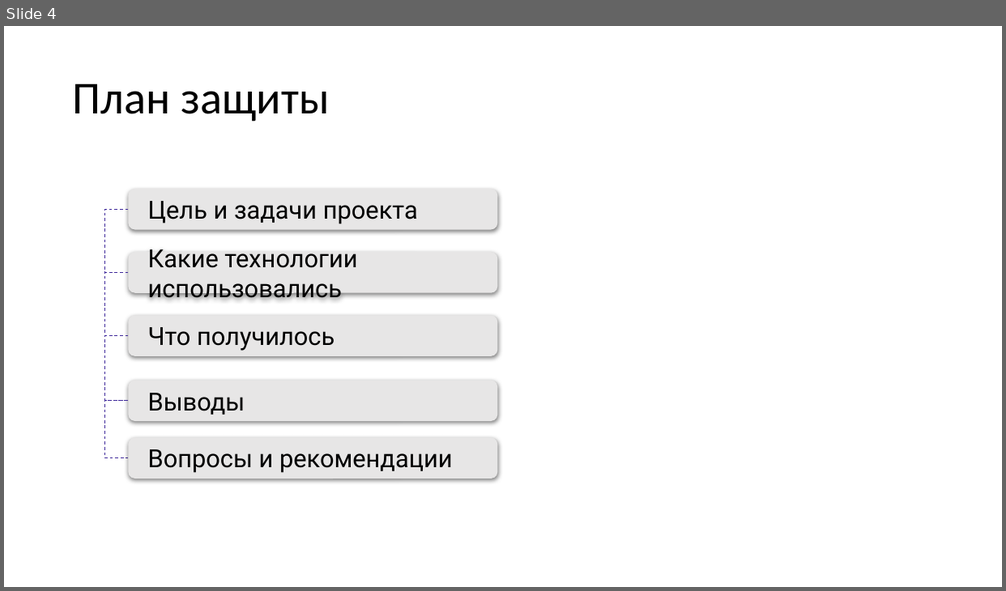
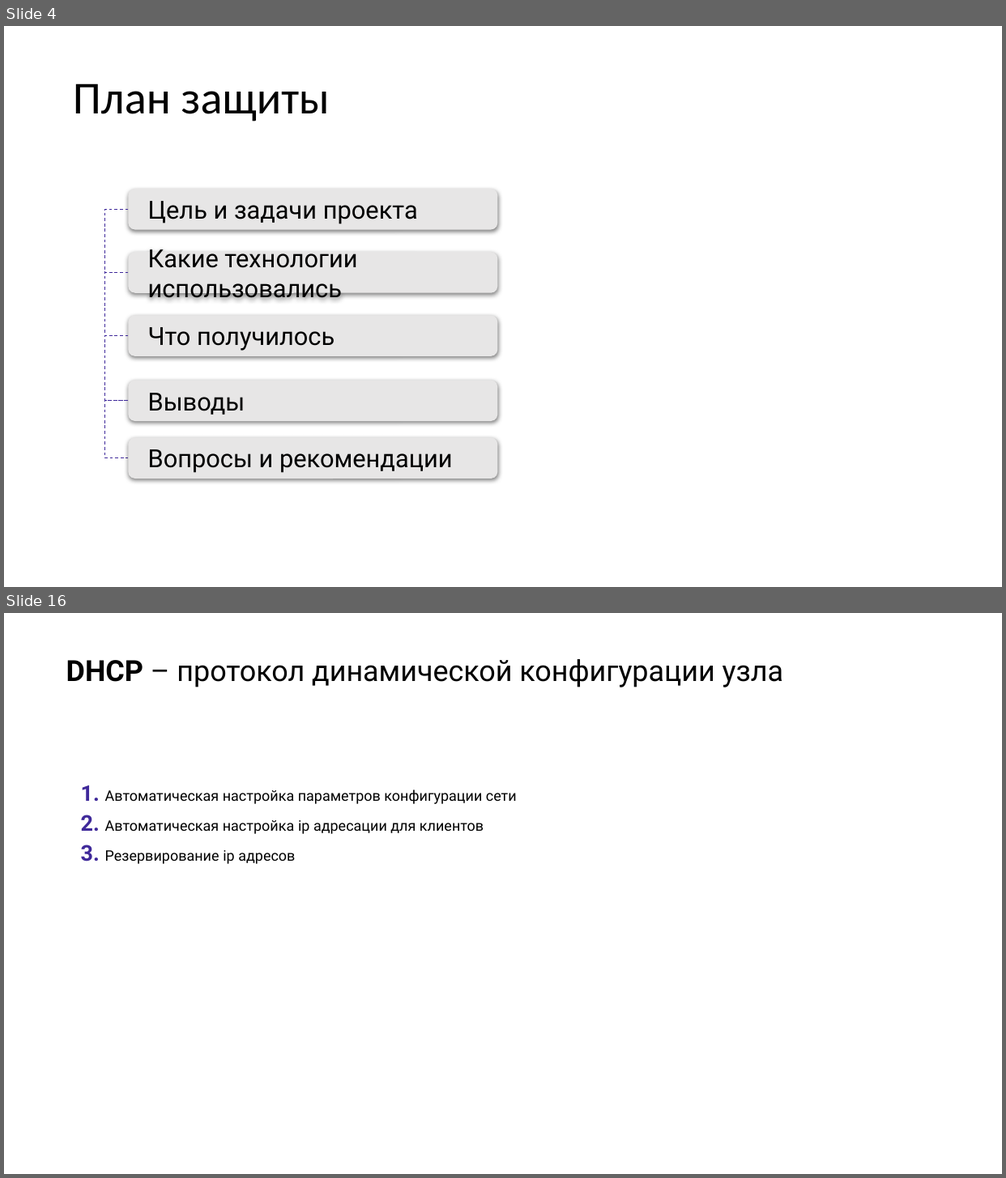
Before and after one commit to aarkin002/otus_NEb, a slide deck: Project/Otus_basic.pptx. Shown one above the other, each under a label of ours: slide 4 before the commit, slides 4 and 16 after it; the slides between them are not shown. The pictures are 1006x591 and 1006x1178 pixels, drawn with LibreOffice and Linux fonts; fonts in the diff are those of the drawing. Boxes give left, top, right and bottom in pixels: in the first picture for what was removed or moved away, otherwise in the second. Text is boxed around its words. In the diff, an @@ line names an element or a change of style, - is before the commit and + after.

```diff
--- a/Project/Otus_basic.pptx
+++ b/Project/Otus_basic.pptx
@@ slide 16 added at [4,613,1002,1174], background #FFFFFF @@
@@ title added at [66,659,783,688], 28 pt, text #000000 @@
+DHCP – протокол динамической конфигурации узла
@@ text added at [81,786,517,864], 14 pt, text #000000 @@
+1. Автоматическая настройка параметров конфигурации сети
+2. Автоматическая настройка ip адресации для клиентов
+3. Резервирование ip адресов
```
Also in this commit, not shown: 3 slides changed, 18 other slides added, 2 slides removed, 1 other file.
